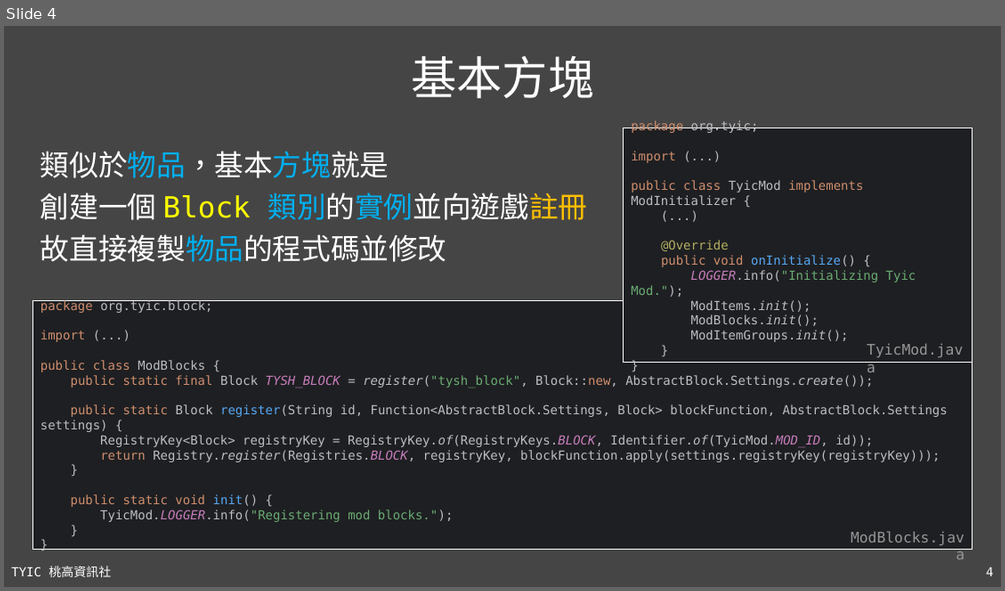
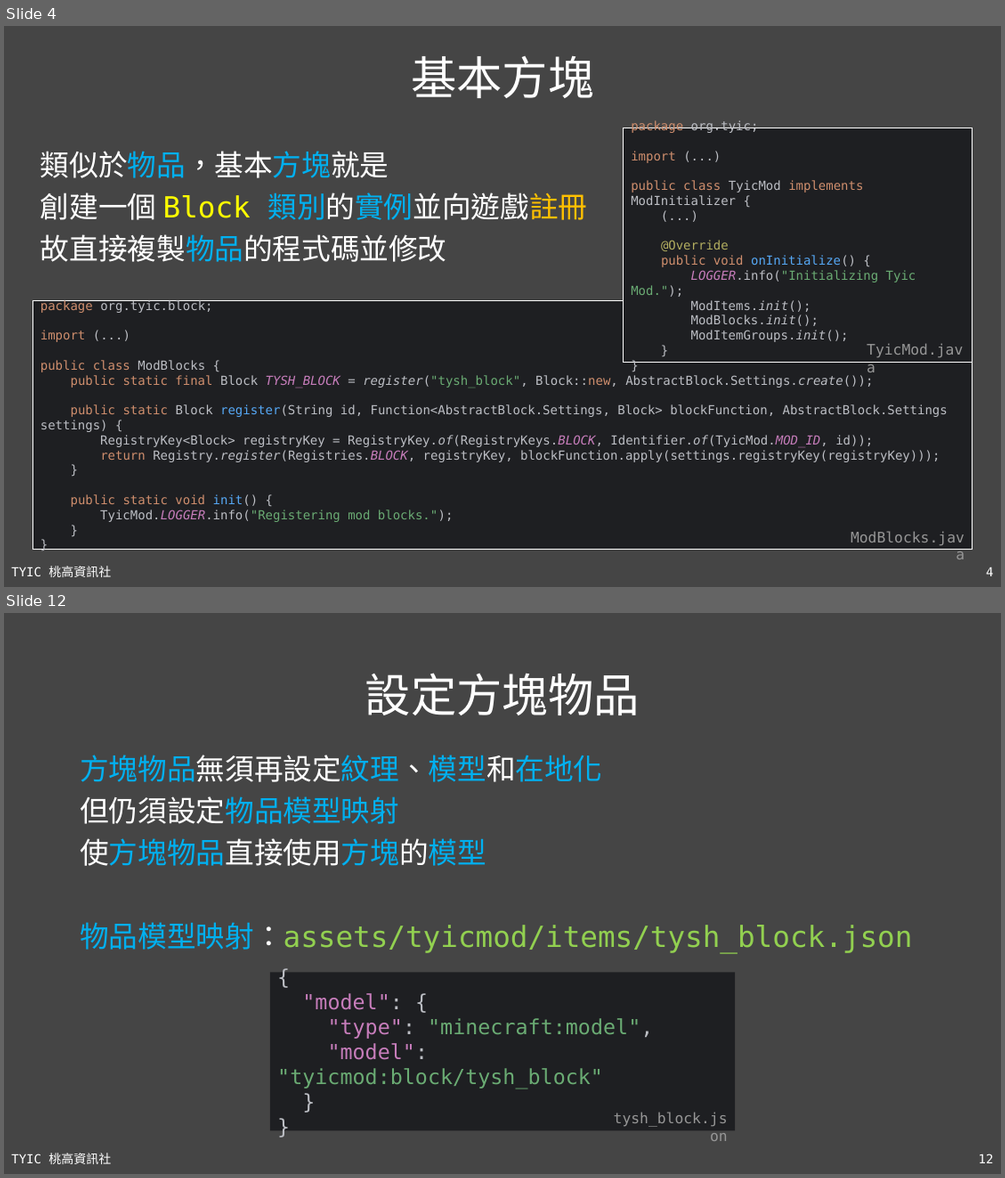
Before and after one commit to TYSHIC/slides, a slide deck: ppt/52_Java專案：方塊.pptx. Shown one above the other, each under a label of ours: slide 4 before the commit, slides 4 and 12 after it; the slides between them are not shown. The pictures are 1005x591 and 1005x1178 pixels, drawn with LibreOffice and Linux fonts; fonts in the diff are those of the drawing. Boxes give left, top, right and bottom in pixels: in the first picture for what was removed or moved away, otherwise in the second. Text is boxed around its words. In the diff, an @@ line names an element or a change of style, - is before the commit and + after.

```diff
--- a/ppt/52_Java專案：方塊.pptx
+++ b/ppt/52_Java專案：方塊.pptx
@@ slide 12 added at [4, 613, 1001, 1174], background #454545; not listed: 2 template elements that a slide beside it also shows @@
@@ title added at [365, 673, 639, 715], 44 pt, text #FFFFFF @@
+設定方塊物品
@@ text added at [80, 755, 912, 954], 28 pt, text #92D050 @@
+方塊物品無須再設定紋理、模型和在地化
+但仍須設定物品模型映射
+使方塊物品直接使用方塊的模型
+物品模型映射：assets/tyicmod/items/tysh_block.json
@@ rectangle added at [270, 972, 736, 1130], fill #1E1F22, 20 pt, text #6AAB73 @@
+{
+"model": {
+"type": "minecraft:model",
+"model": "tyicmod:block/tysh_block"
+}
+}
@@ text added at [614, 1111, 728, 1127], 14 pt, text #969696 @@
+tysh_block.json
```
Also in this commit, not shown: 3 slides changed, 9 other slides added, 4 other files.
